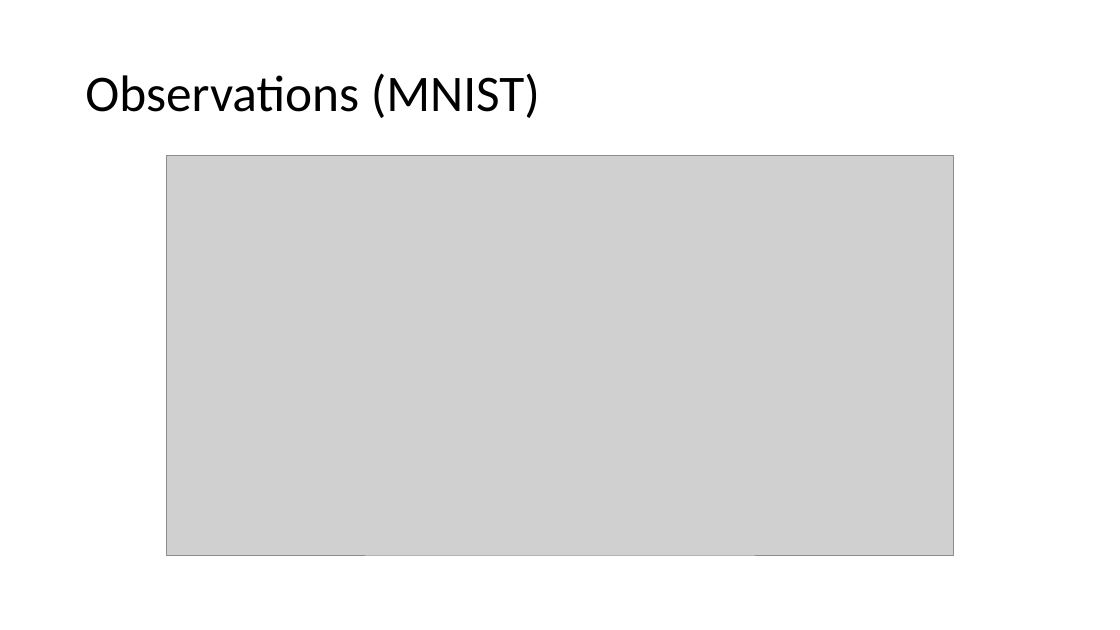
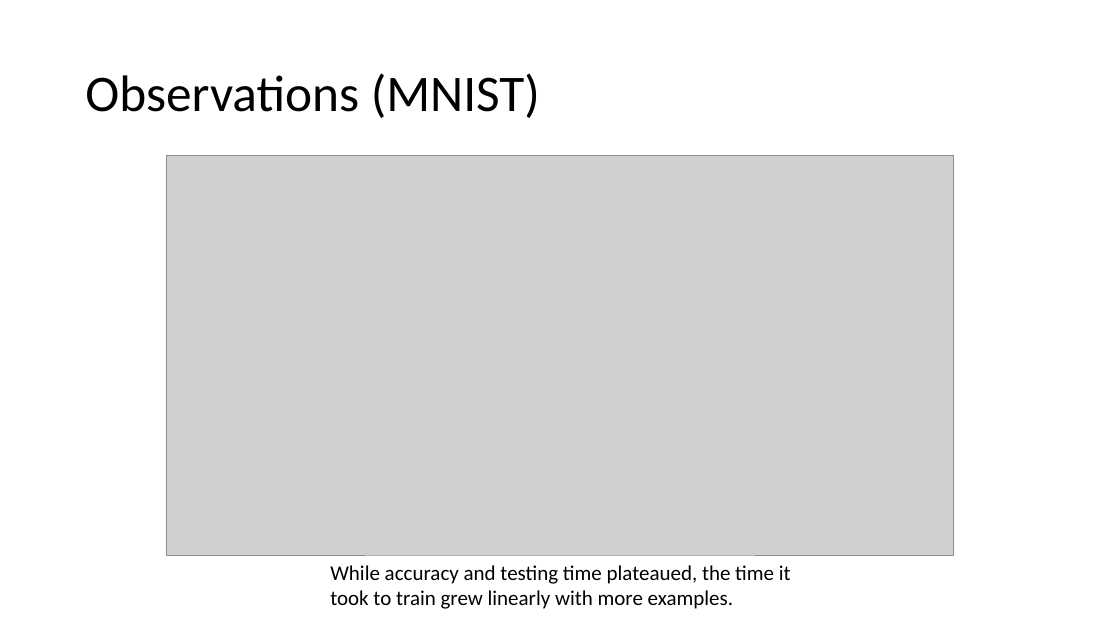
Before and after one commit to jayricco/AIFinalProject, a slide deck: slide 6 of Project/aipresentation.pptx (slide 5 before the commit). Drawn at 1120x630 pixels with LibreOffice and Linux fonts; fonts in the diff are those of the drawing; grey boxes stand for pictures. Boxes give left, top, right and bottom in pixels: in the first picture for what was removed or moved away, otherwise in the second. Text is boxed around its words. In the diff, an @@ line names an element or a change of style, - is before the commit and + after.

```diff
--- a/Project/aipresentation.pptx
+++ b/Project/aipresentation.pptx
@@ text added at (x1=330, y1=565, x2=791, y2=609), 18 pt, text #000000 @@
+  While accuracy and testing time plateaued, the time it took to train grew linearly with more examples.
```
Also in this commit, not shown: 6 other slides changed, 1 slide added, 4 other files.
